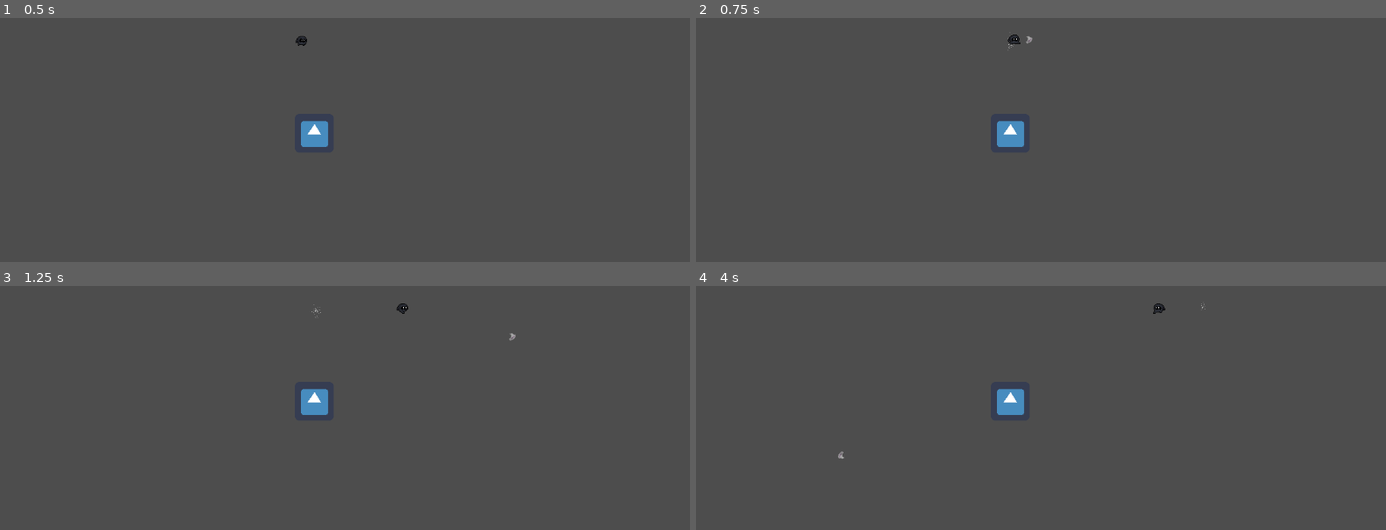
Above: before the commit, frames 1-4 (two rows, left to right).
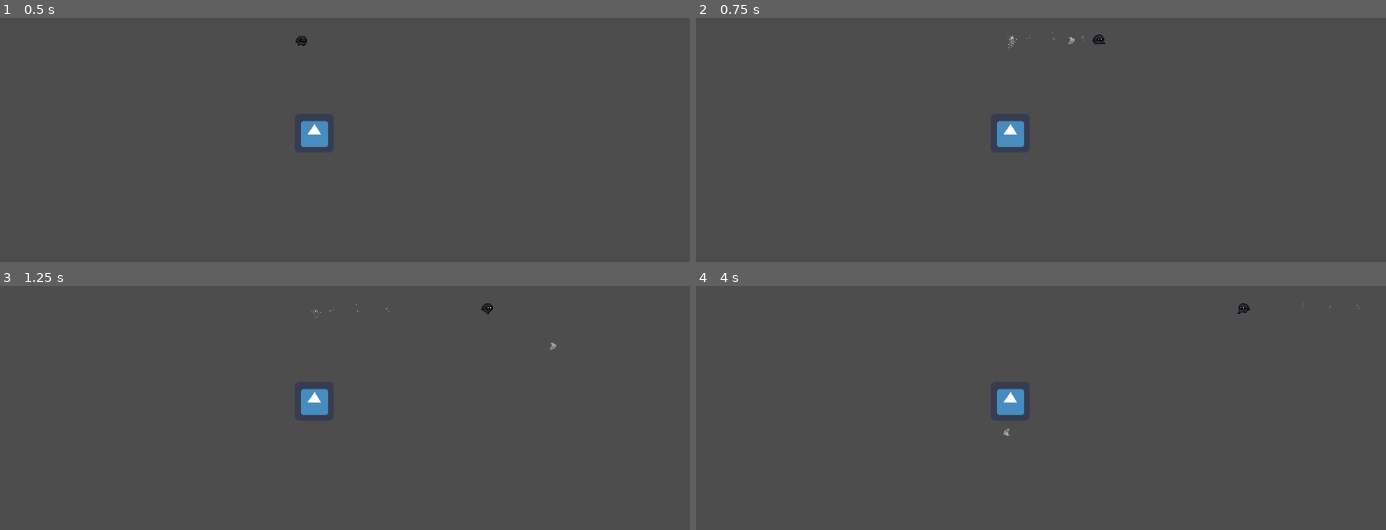
Above: after the commit, the same moments.

Repository: farbest/hatGame
Game: Godot game, scene res://TestScene.tscn
Same seed, same stepped clock (60 frames per second), same inputs: the game is played once before the commit and once after it. The engine's default icon, where the game draws it, is replaced by a stand-in: a white triangle on a blue panel in a dark square.
Inputs (mouse positions are in pixels of both pictures, inside the frame that each line leads up to):
- Up to frame 1 (0.5 s): no input
- Up to frame 2 (0.75 s): tap Enter at 0.5 s; move the mouse to (1192, 66) at 0.52 s; hold Right (ui_right) from 0.53 s (still down); tap Space (dash) at 0.6 s; click (1192, 66) at 0.67 s
- Up to frame 3 (1.25 s): keep holding Right (ui_right)
- Up to frame 4 (4 s): move the mouse to (896, 373) at 1.27 s; release Right (ui_right) at 1.28 s; hold Down (ui_down) 1.28-2.03 s; tap Space (dash) every 0.75 s from 1.35 to 3.6 s; move the mouse to (outside the picture) at 2.02 s; hold Right (ui_right) 2.03-2.78 s; move the mouse to (999, 432) at 2.77 s; hold Up (ui_up) 2.78-3.53 s; click (999, 432) at 2.92 s; move the mouse to (1248, 412) at 3.52 s; hold Left (ui_left) from 3.53 s (still down)

Frame 1 is identical in both runs. In frame 2, 0.2% of the frame differs, in the area x 45-60%, y 5-12%; in frame 3, 0.1%; in frame 4, 0.2%.
Error before the commit: Invalid access to property or key 'x' on a base object of type 'Nil'. (res://PlayerRelated/Player/Scripts/PlayerMovement.gd:73)

Commit message:
progress

Diff:
--- a/Ennemies/BaseEnnemy/BaseEnnemyPreset.gd
+++ b/Ennemies/BaseEnnemy/BaseEnnemyPreset.gd
@@ -1,5 +1,5 @@
 extends CharacterBody2D
 
 
-func _on_area_2d_area_entered(area):
+func _on_area_2d_area_entered(_area):
 	queue_free()
--- a/Ennemies/TestEnnemy.tscn
+++ b/Ennemies/TestEnnemy.tscn
@@ -24,6 +24,7 @@
 [node name="CollisionShape2D" type="CollisionShape2D" parent="."]
 position = Vector2(0.5, -0.5)
 shape = SubResource("RectangleShape2D_rj27x")
+debug_color = Color(0.933333, 0, 0.647059, 0.419608)
 
 [node name="Sprite2D" type="Sprite2D" parent="."]
 texture = ExtResource("2")
--- a/PlayerRelated/Player.tscn
+++ b/PlayerRelated/Player.tscn
@@ -102,13 +102,14 @@
 [node name="CollisionShape2D" type="CollisionShape2D" parent="."]
 position = Vector2(-1, 7)
 shape = SubResource("CircleShape2D_5hxje")
+debug_color = Color(0.905882, 0, 0.74902, 0.419608)
 
 [node name="PlayerPosition" type="Marker2D" parent="."]
 position = Vector2(0, 2)
 
 [node name="PlayerHitbox" type="Area2D" parent="."]
 collision_layer = 2
-collision_mask = 5
+collision_mask = 4
 
 [node name="PlayerCollision" type="CollisionShape2D" parent="PlayerHitbox"]
 position = Vector2(-1, 7)
@@ -141,6 +142,3 @@
 hframes = 8
 vframes = 2
 frame = 13
-
-[node name="Player" type="Node2D" parent="."]
-position = Vector2(-2, -2)
--- a/PlayerRelated/Player/Scripts/PlayerMovement.gd
+++ b/PlayerRelated/Player/Scripts/PlayerMovement.gd
@@ -35,6 +35,7 @@
 	if dashDirection.x == 0 && dashDirection.y == 0:
 		dashDirection = Vector2(1,0)
 	var vel = dashDirection.normalized() * dashSpeed
+	return vel
 
 func get_movement_direction():
 	var direction = Vector2()
--- a/PlayerRelated/knife/Knife.gd
+++ b/PlayerRelated/knife/Knife.gd
@@ -13,5 +13,5 @@
 	velt = move_and_collide(velt*speed)
 
 
-func _on_hitbox_area_entered(area):
+func _on_hitbox_area_entered(_area):
 	queue_free()
--- a/PlayerRelated/knife/Knife.tscn
+++ b/PlayerRelated/knife/Knife.tscn
@@ -62,7 +62,7 @@
 
 [node name="Hitbox" type="Area2D" parent="."]
 collision_layer = 8
-collision_mask = 4
+collision_mask = 5
 
 [node name="Collision" type="CollisionShape2D" parent="Hitbox"]
 shape = SubResource("7")
